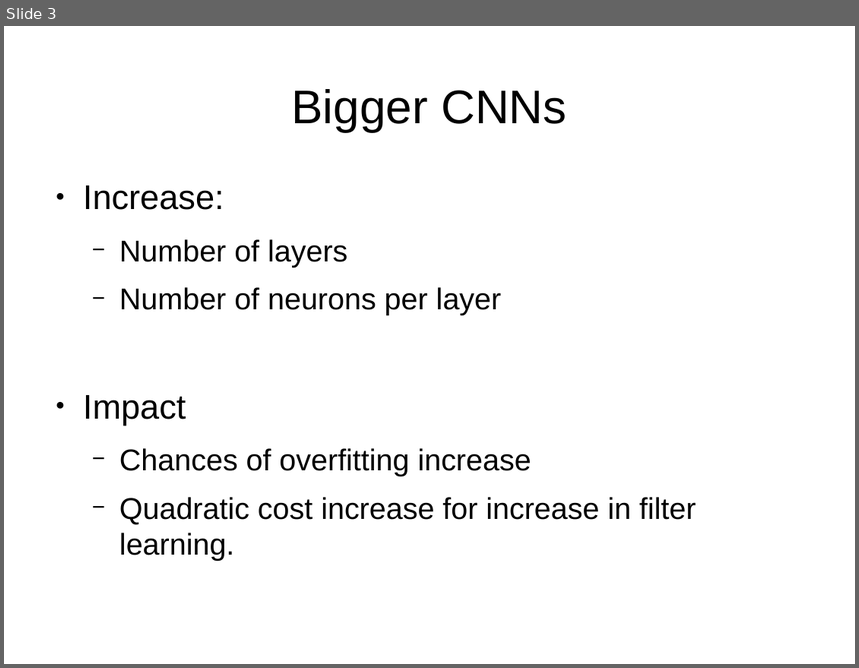
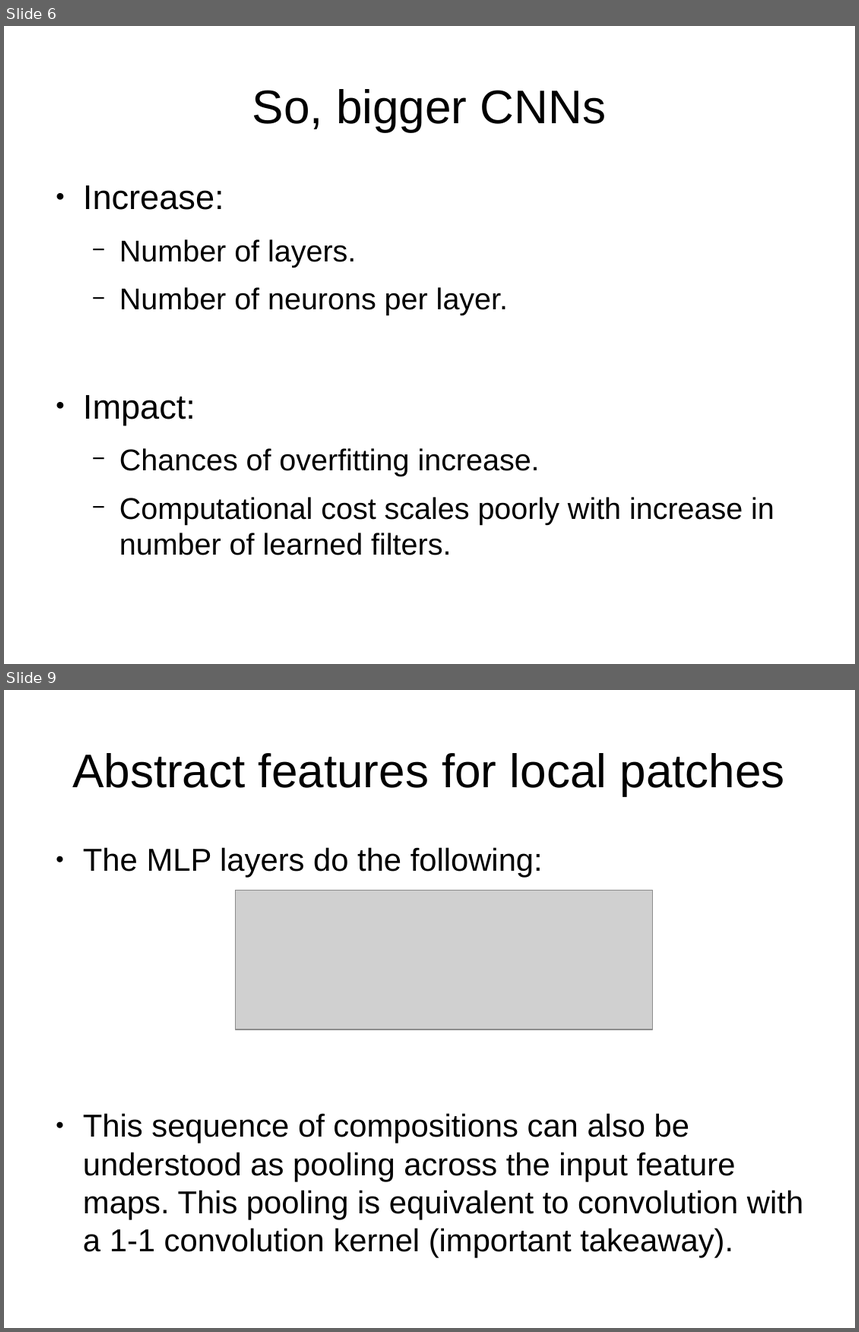
Before and after one commit to indivisibleatom/lectureNotes, a slide deck: sources/Szegedy_Going_Deeper.odp. Shown one above the other, each under a label of ours: slide 3 before the commit, slides 6 and 9 after it; the slides between them are not shown. The pictures are 859x668 and 859x1332 pixels, drawn with LibreOffice and Linux fonts; fonts in the diff are those of the drawing; grey boxes stand for pictures. Boxes give left, top, right and bottom in pixels: in the first picture for what was removed or moved away, otherwise in the second. Text is boxed around its words. In the diff, an @@ line names an element or a change of style, - is before the commit and + after.

```diff
--- a/sources/Szegedy_Going_Deeper.odp
+++ b/sources/Szegedy_Going_Deeper.odp
@@ slide 9 added at <box>4,690,855,1328</box>, background #FFFFFF @@
@@ title added at <box>72,753,785,796</box>, 44 pt, text #000000 @@
+Abstract features for local patches
@@ text added at <box>83,847,804,1258</box>, 29.6 pt, text #000000 @@
+● The MLP layers do the following:
+● This sequence of compositions can also be understood as pooling across the input feature maps. This pooling is equivalent to convolution with a 1-1 convolution kernel (important takeaway).
@@ picture added at <box>236,890,653,1030</box> @@
@@ what was slide 3 is now slide 6 @@
@@ slide 6 changed as well @@
@@ title at <box>253,89,606,132</box>: text changed @@
-Bigger CNNs
+So, bigger CNNs
@@ text at <box>83,240,775,556</box>: text changed @@
-  − Number of layers
-  − Number of neurons per layer
-● Impact
-  − Chances of overfitting increase
-  − Quadratic cost increase for increase in filter learning.
+  − Number of layers.
+  − Number of neurons per layer.
+● Impact:
+  − Chances of overfitting increase.
+  − Computational cost scales poorly with increase in number of learned filters.
```
Also in this commit, not shown: 1 other slide changed, 14 other slides added, 3 slides removed.
